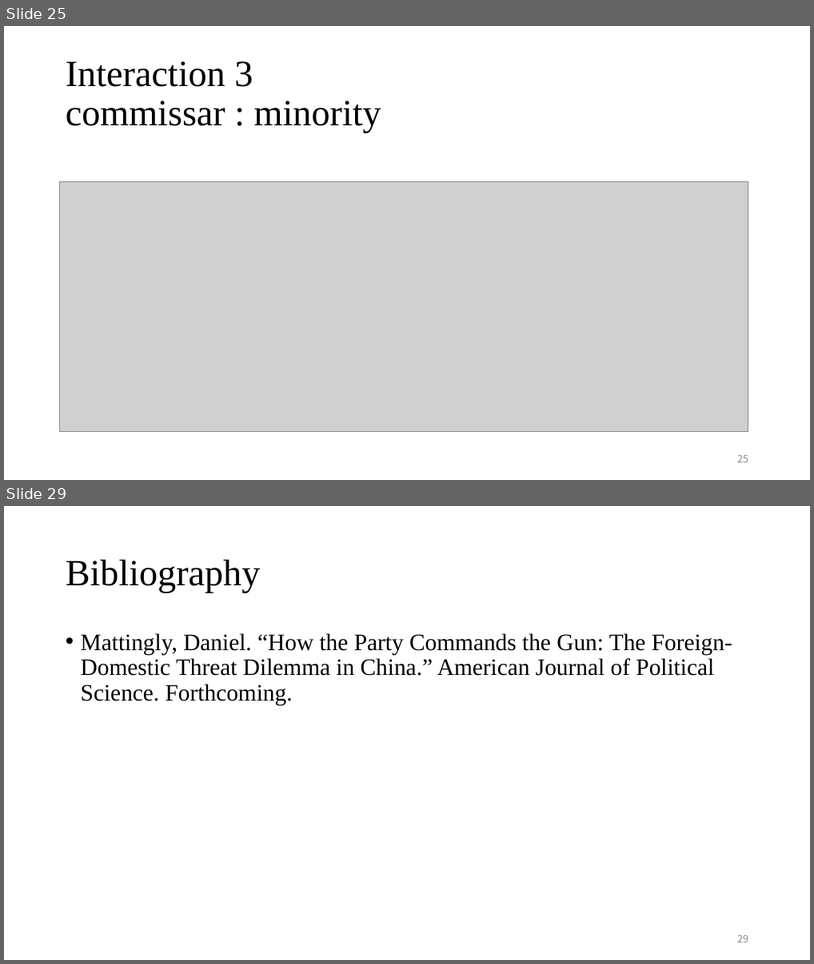
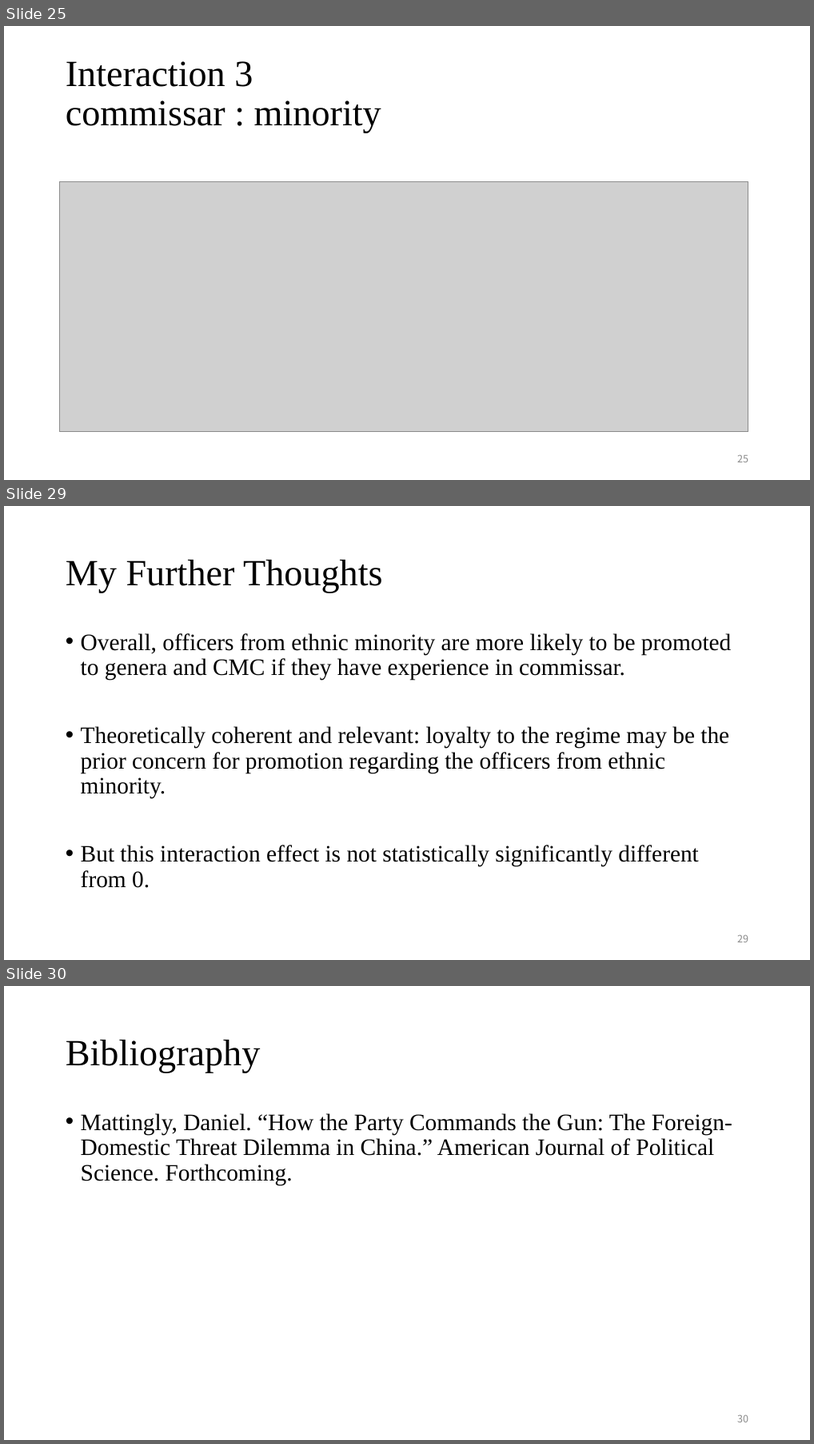
Before and after one commit to CaesarCoder/StatsII_Spring2023, a slide deck: Replication Project/Replication_Tianxin_Zhang_21352232.pptx. Shown one above the other, each under a label of ours: slides 25 and 29 before the commit, slides 25, 29 and 30 after it; the slides between them are not shown. The pictures are 814x964 and 814x1444 pixels, drawn with LibreOffice and Linux fonts; fonts in the diff are those of the drawing; grey boxes stand for pictures. Boxes give left, top, right and bottom in pixels: in the first picture for what was removed or moved away, otherwise in the second. Text is boxed around its words. In the diff, an @@ line names an element or a change of style, - is before the commit and + after.

```diff
--- a/Replication Project/Replication_Tianxin_Zhang_21352232.pptx
+++ b/Replication Project/Replication_Tianxin_Zhang_21352232.pptx
@@ slide 29 added at box(4, 506, 810, 960), background #FFFFFF @@
@@ title added at box(66, 560, 382, 593), 44 pt, text #000000 @@
+My Further Thoughts
@@ text added at box(81, 633, 732, 888), 28 pt, text #000000 @@
+• Overall, officers from ethnic minority are more likely to be promoted to genera and CMC if they have experience in commissar.
+• Theoretically coherent and relevant: loyalty to the regime may be the prior concern for promotion regarding the officers from ethnic minority.
+• But this interaction effect is not statistically significantly different from 0.
@@ page number added at box(738, 935, 749, 942), 12 pt, text #8C8C8C @@
+29
@@ what was slide 29 is now slide 30 @@
@@ page number at box(738, 1415, 749, 1422): text changed @@
-29
+30
```
Also in this commit, not shown: 7 slides changed, 1 other file.
